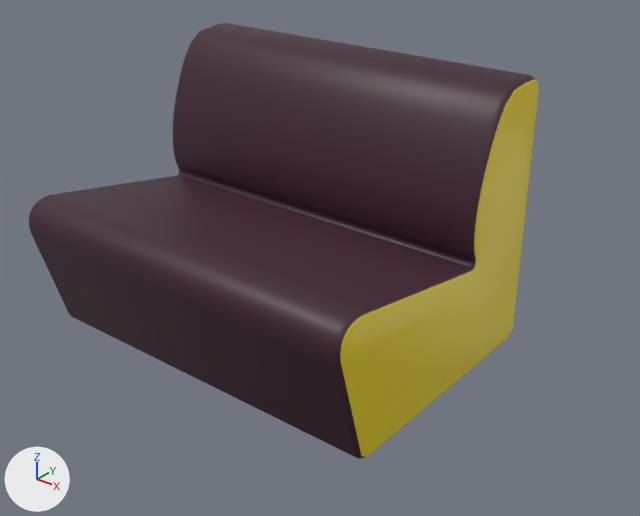
The FBX model Assets/Models/coach/coach.fbx: old version first, new version second.
Camera for both pictures: a 50 mm lens placed at (1.524, -1.751, 0.962), pointed at (0.164, -0.051, -0.092). Arrows for +X, +Y and +Z are at lower left; the lights stay in place. Where no turn or scale is listed for an object, it has been applied to the vertices.
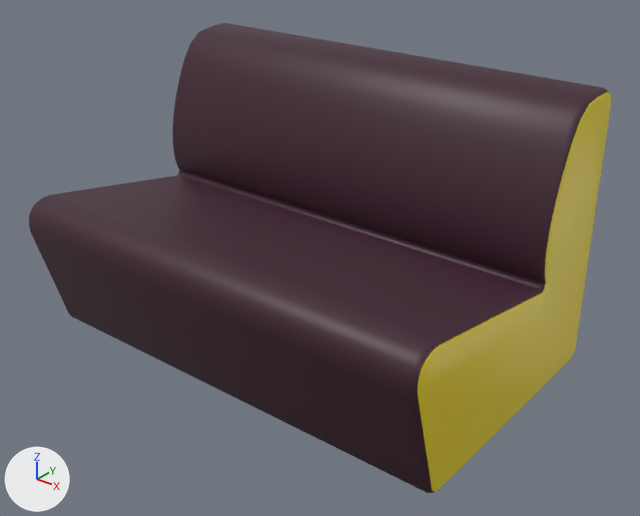
The newer file is also turned or shifted as a whole; pictures and numbers use the older file's frame.

The edits, one by one:
me_cube_001 has 406 vertices, 410 faces and spans x -0.558..0.558, y -0.476..0.382, z -0.394..0.394.
me_cube_001 is used by ob_cube; location (0.0, 0.0, 0.0).
me_cube_001 part 1: all 203 vertices in x 0.538..0.558, y -0.476..0.382, z -0.394..0.394 are moved by (0.194, 0.0, 0.0).

Boxes [x1, y1, x2, y2] around the edits, measured in the pictures (640 x 516 px; the box of a moved part takes in the faces that stretch with it):
'Cube', reshaped (14% wider, 8% taller): before [29, 23, 539, 458]; after [29, 23, 611, 493]
part 1 of me_cube_001, moved or reshaped: before [337, 75, 539, 458]; after [337, 75, 611, 493]
